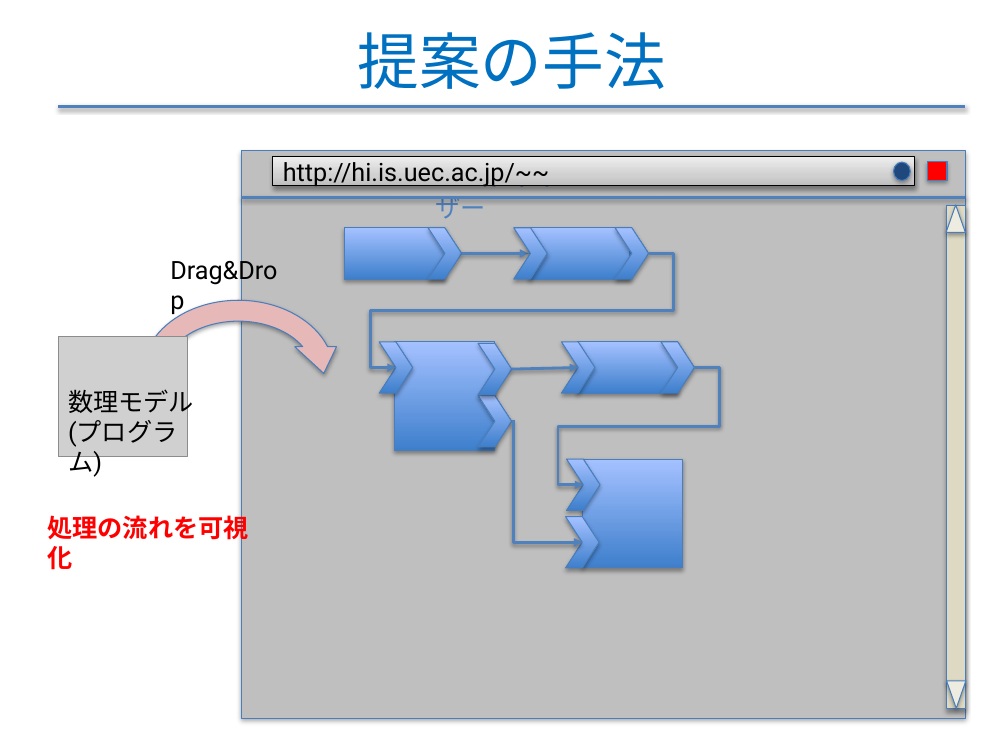
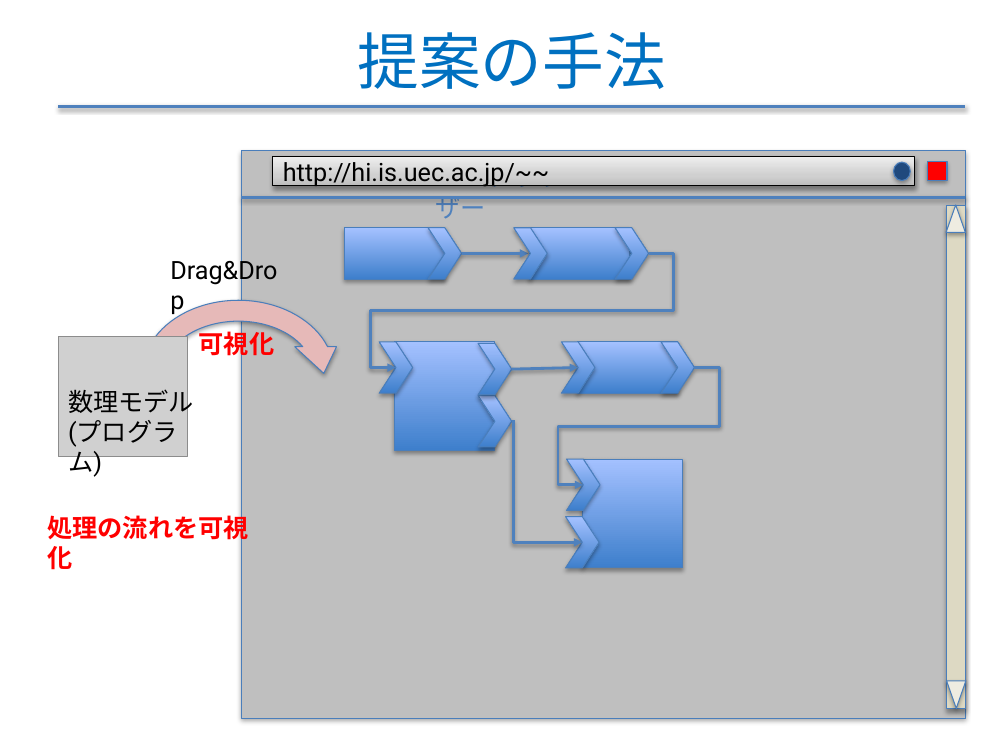
Before and after one commit to f-akazawa/akaz_uecdevelop, a slide deck: slide 11 of doc/中間発表資料.pptx (slide 8 before the commit). Drawn at 1008x756 pixels with LibreOffice and Linux fonts; fonts in the diff are those of the drawing; grey boxes stand for pictures. Boxes give left, top, right and bottom in pixels: in the first picture for what was removed or moved away, otherwise in the second. Text is boxed around its words. In the diff, an @@ line names an element or a change of style, - is before the commit and + after.

```diff
--- a/doc/中間発表資料.pptx
+++ b/doc/中間発表資料.pptx
@@ text added at [199,327,275,359], 18 pt, text #FF0000, bold @@
+可視化
```
Also in this commit, not shown: 16 other slides changed, 7 slides removed.
